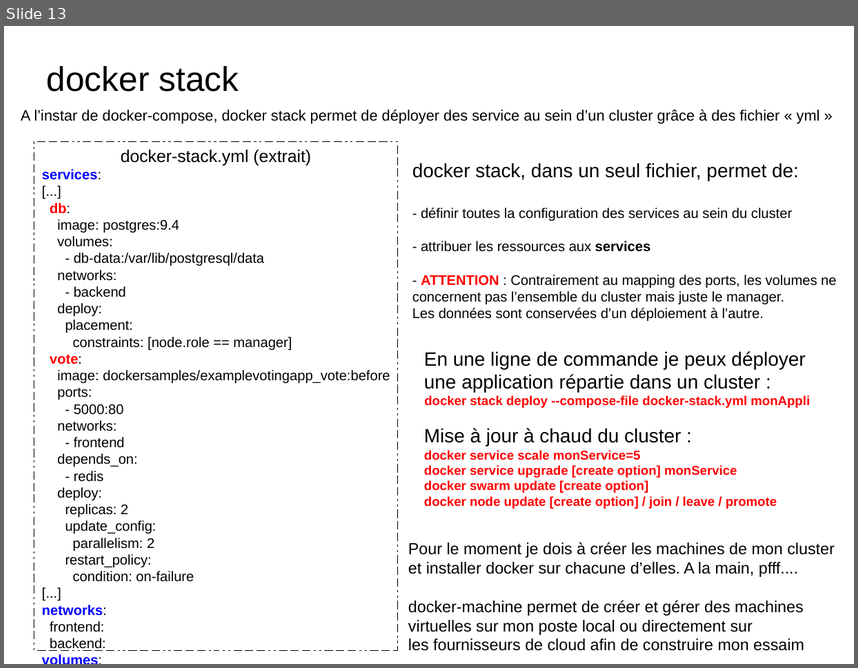
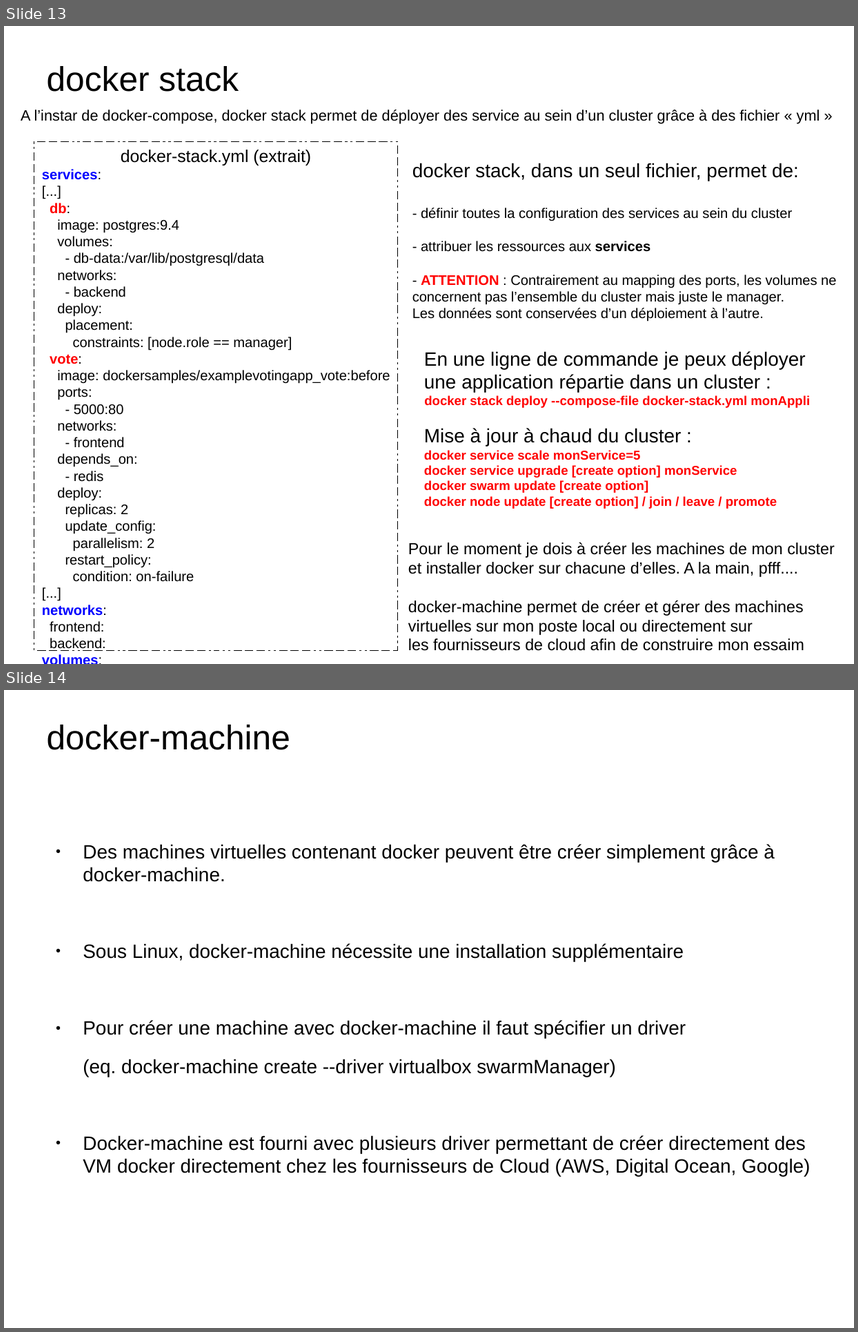
Before and after one commit to charleshuber/4t, a slide deck: presentation_smb215.odp. Shown one above the other, each under a label of ours: slide 13 before the commit, slides 13 and 14 after it. The pictures are 858x668 and 858x1332 pixels, drawn with LibreOffice and Linux fonts; fonts in the diff are those of the drawing. Boxes give left, top, right and bottom in pixels: in the first picture for what was removed or moved away, otherwise in the second. Text is boxed around its words. In the diff, an @@ line names an element or a change of style, - is before the commit and + after.

```diff
--- a/presentation_smb215.odp
+++ b/presentation_smb215.odp
@@ slide 14 added at box(4, 690, 854, 1328), background #FFFFFF @@
@@ title added at box(47, 724, 290, 750), 32 pt, text #000000 @@
+docker-machine
@@ text added at box(83, 844, 810, 1176), 18 pt, text #000000 @@
+● Des machines virtuelles contenant docker peuvent être créer simplement grâce à docker-machine.
+● Sous Linux, docker-machine nécessite une installation supplémentaire
+● Pour créer une machine avec docker-machine il faut spécifier un driver
+(eq. docker-machine create --driver virtualbox swarmManager)
+● Docker-machine est fourni avec plusieurs driver permettant de créer directement des VM docker directement chez les fournisseurs de Cloud (AWS, Digital Ocean, Google)
```
Also in this commit, not shown: 1 slide changed, 1 other slide added, 3 slides removed, 1 other file.
